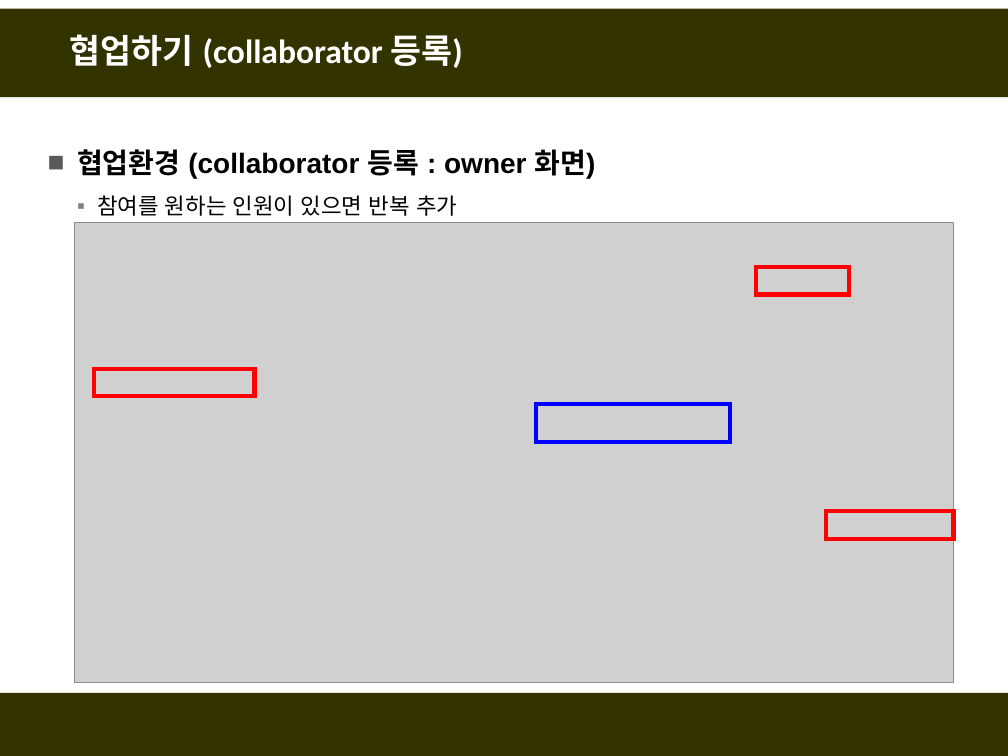
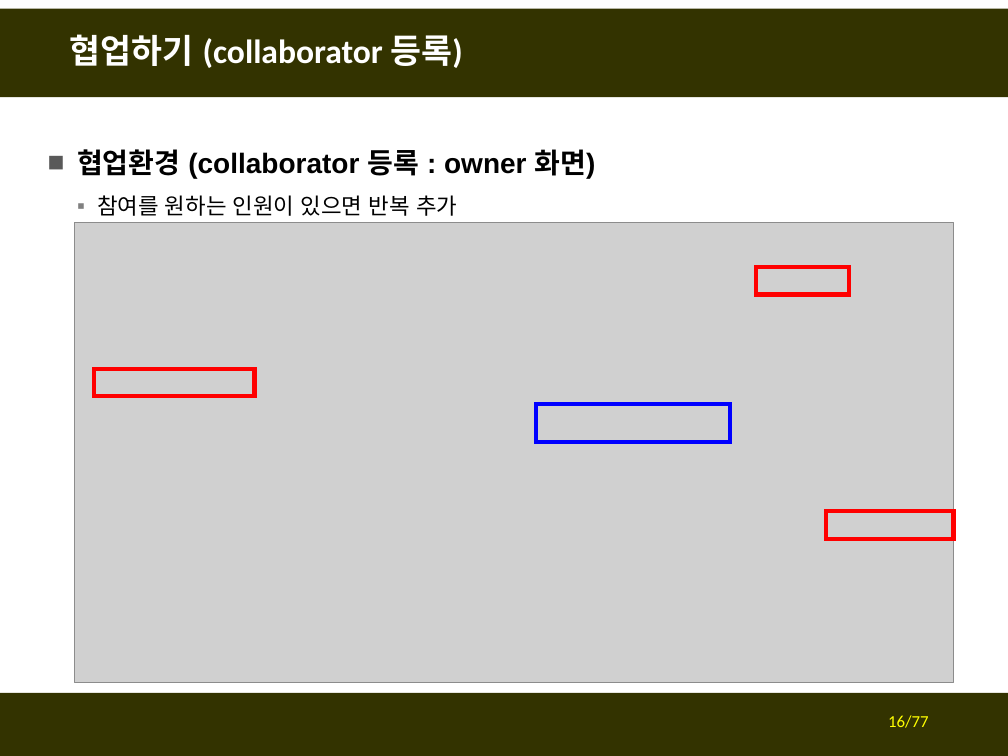
Before and after one commit to fasthill/github-lecture, a slide deck: slide 16 of git및github첫걸음4-협업하기.pptx. Drawn at 1008x756 pixels with LibreOffice and Linux fonts; fonts in the diff are those of the drawing; grey boxes stand for pictures. Boxes give left, top, right and bottom in pixels: in the first picture for what was removed or moved away, otherwise in the second. Text is boxed around its words. In the diff, an @@ line names an element or a change of style, - is before the commit and + after.

```diff
--- a/git및github첫걸음4-협업하기.pptx
+++ b/git및github첫걸음4-협업하기.pptx
@@ page number added at (888, 715, 928, 728), 12 pt, text #FFFF00 @@
+16/77
```
Also in this commit, not shown: 9 other slides changed.
